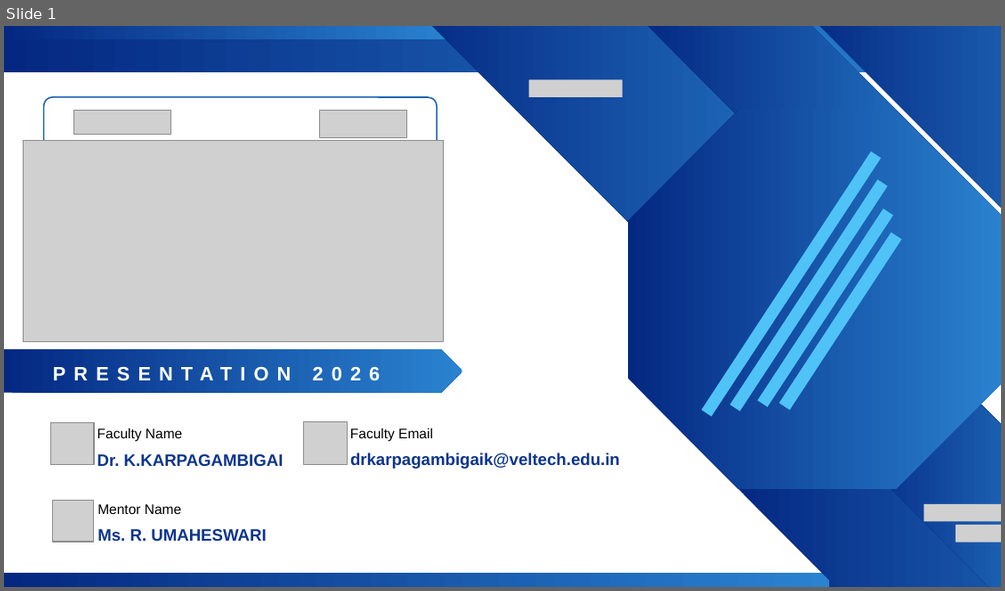
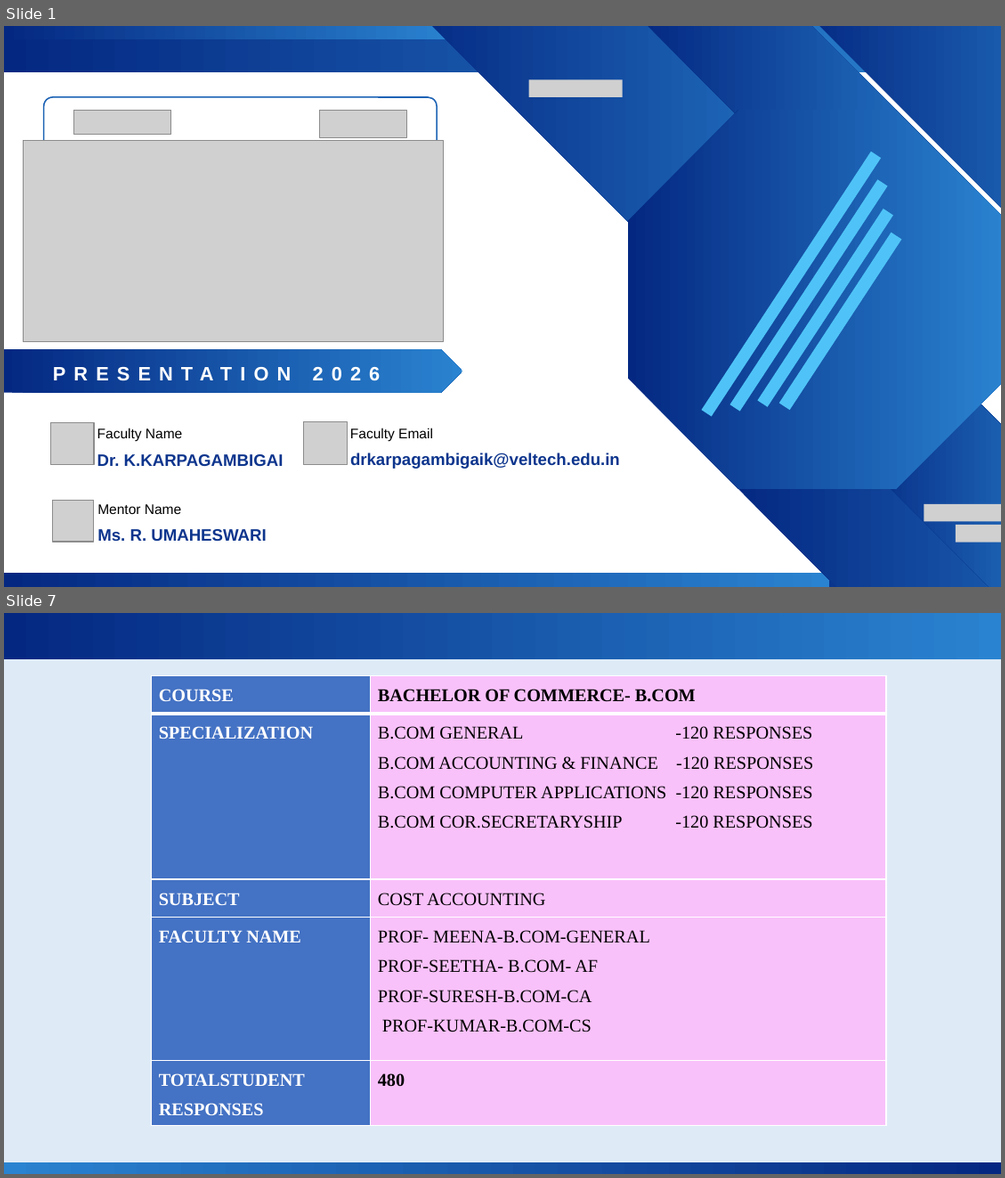
Before and after one commit to drkarpagambigaik-coder/AICW-Karpagambigai, a slide deck: Project -PPT.pptx. Shown one above the other, each under a label of ours: slide 1 before the commit, slides 1 and 7 after it; the slides between them are not shown. The pictures are 1005x591 and 1005x1178 pixels, drawn with LibreOffice and Linux fonts; fonts in the diff are those of the drawing; grey boxes stand for pictures; background and template pictures are left out. Boxes give left, top, right and bottom in pixels: in the first picture for what was removed or moved away, otherwise in the second. Text is boxed around its words. In the diff, an @@ line names an element or a change of style, - is before the commit and + after.

```diff
--- a/Project -PPT.pptx
+++ b/Project -PPT.pptx
@@ slide 7 added at (x1=4, y1=613, x2=1001, y2=1174), background #DEEBF7; not listed: 2 template elements that a slide beside it also shows @@
@@ table added at (x1=152, y1=676, x2=886, y2=1126), 5 rows, 2 columns @@
+COURSE | BACHELOR OF COMMERCE- B.COM
+SPECIALIZATION | B.COM GENERAL -120 RESPONSES / B.COM ACCOUNTING & FINANCE -120 RESPONSES / B.COM COMPUTER APPLICATIONS -120 RESPONSES / B.COM COR.SECRETARYSHIP -120 RESPONSES
+SUBJECT | COST ACCOUNTING
+FACULTY NAME | PROF- MEENA-B.COM-GENERAL / PROF-SEETHA- B.COM- AF / PROF-SURESH-B.COM-CA / PROF-KUMAR-B.COM-CS
+TOTALSTUDENT RESPONSES | 480
```
Also in this commit, not shown: 15 slides changed, 21 other slides added, 2 slides removed.
